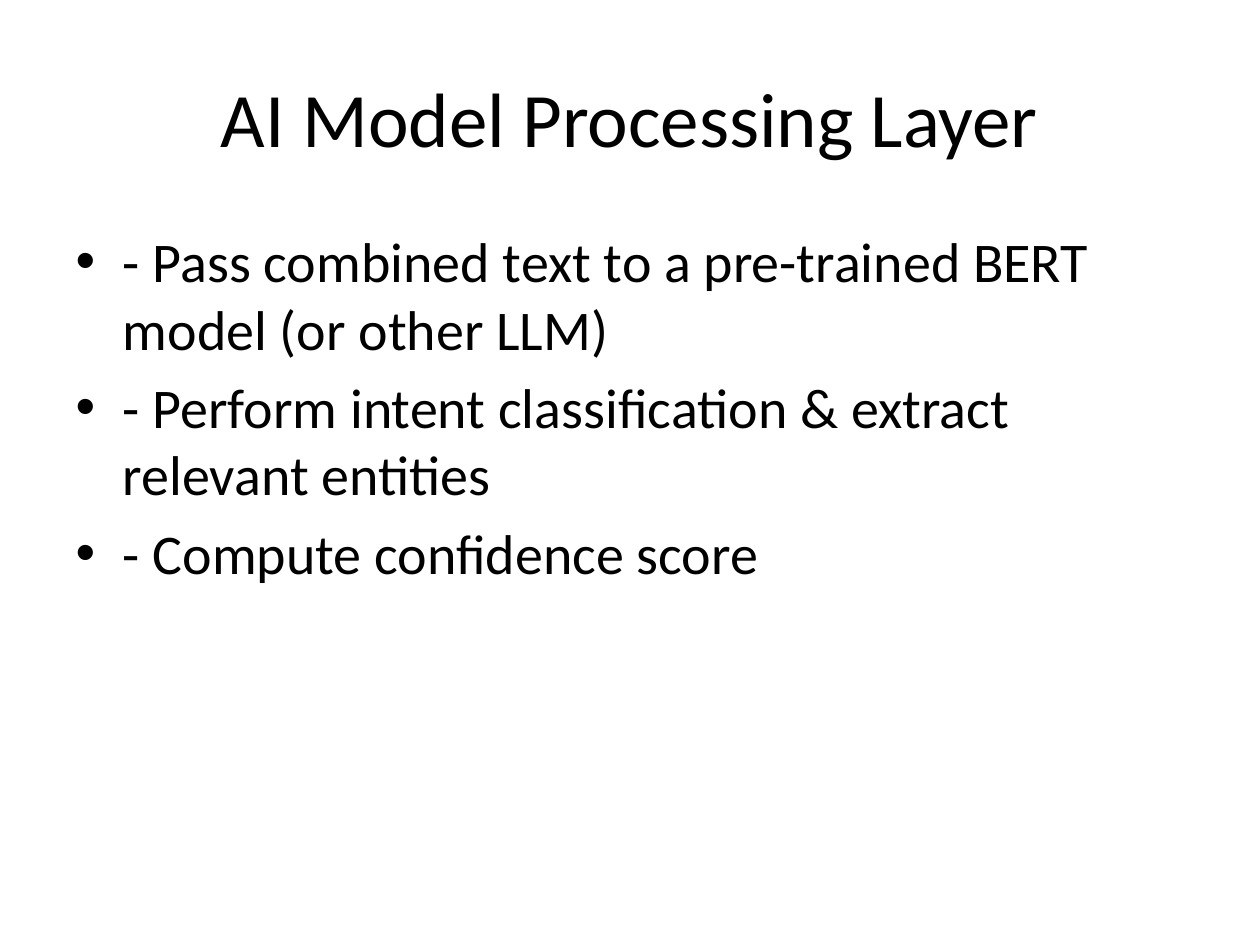
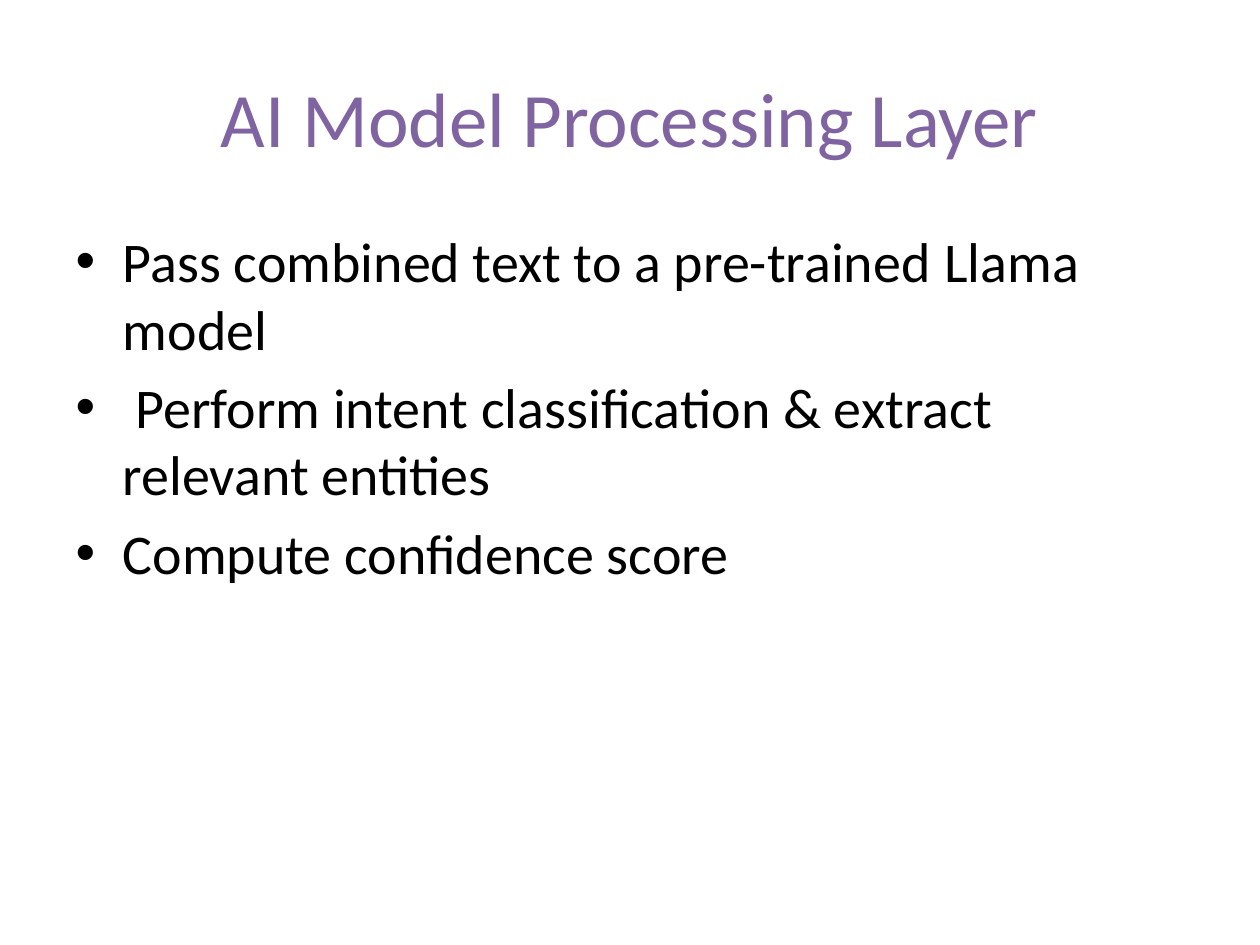
Before and after one commit to ewfx/gaied-binary-brains, a slide deck: slide 7 of artifacts/demo/BinaryBrains_GAIED.pptx (slide 5 before the commit). Drawn at 1260x945 pixels with LibreOffice and Linux fonts; fonts in the diff are those of the drawing. Boxes give left, top, right and bottom in pixels: in the first picture for what was removed or moved away, otherwise in the second. Text is boxed around its words. In the diff, an @@ line names an element or a change of style, - is before the commit and + after.

Commit message:
Lama model changes

```diff
--- a/artifacts/demo/BinaryBrains_GAIED.pptx
+++ b/artifacts/demo/BinaryBrains_GAIED.pptx
@@ title "AI Model Processing Layer" at [221, 93, 1038, 160]: text colour #000000 to #8064A2 @@
@@ text at [123, 243, 1079, 583]: text changed @@
-• - Pass combined text to a pre-trained BERT model (or other LLM)
-• - Perform intent classification & extract relevant entities
-• - Compute confidence score
+• Pass combined text to a pre-trained Llama model
+• Perform intent classification & extract relevant entities
+• Compute confidence score
```
Also in this commit, not shown: 4 other slides changed, 2 slides added, 2 slides removed, 10 other files.
